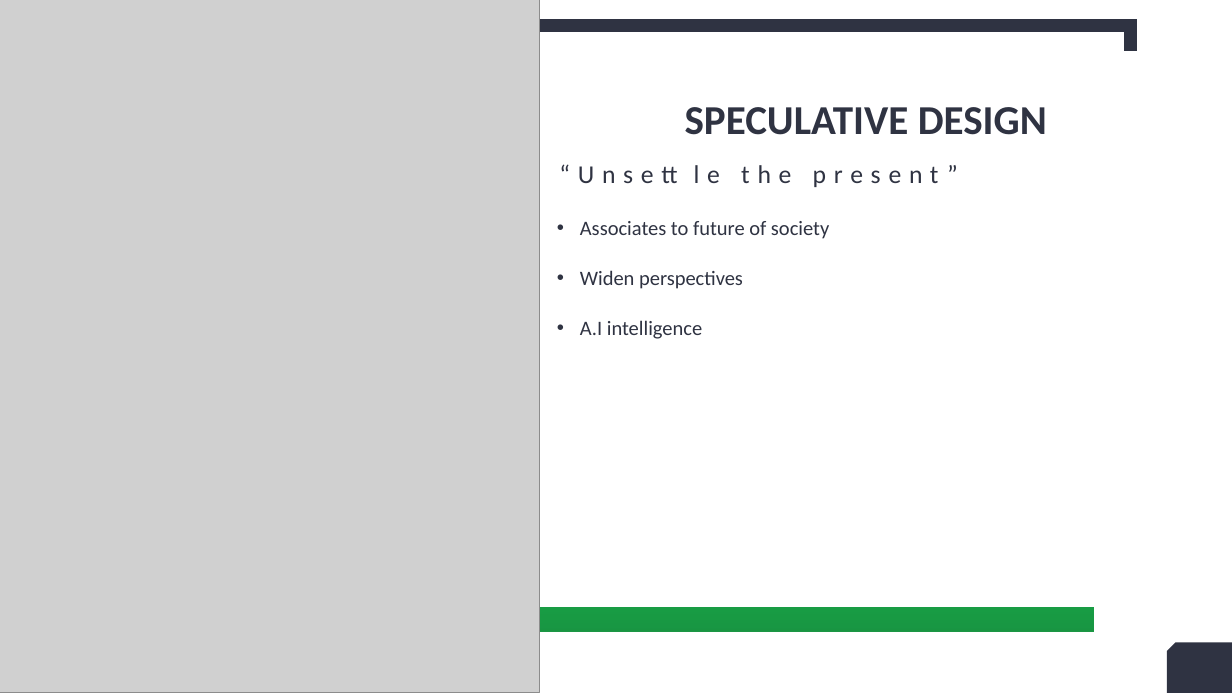
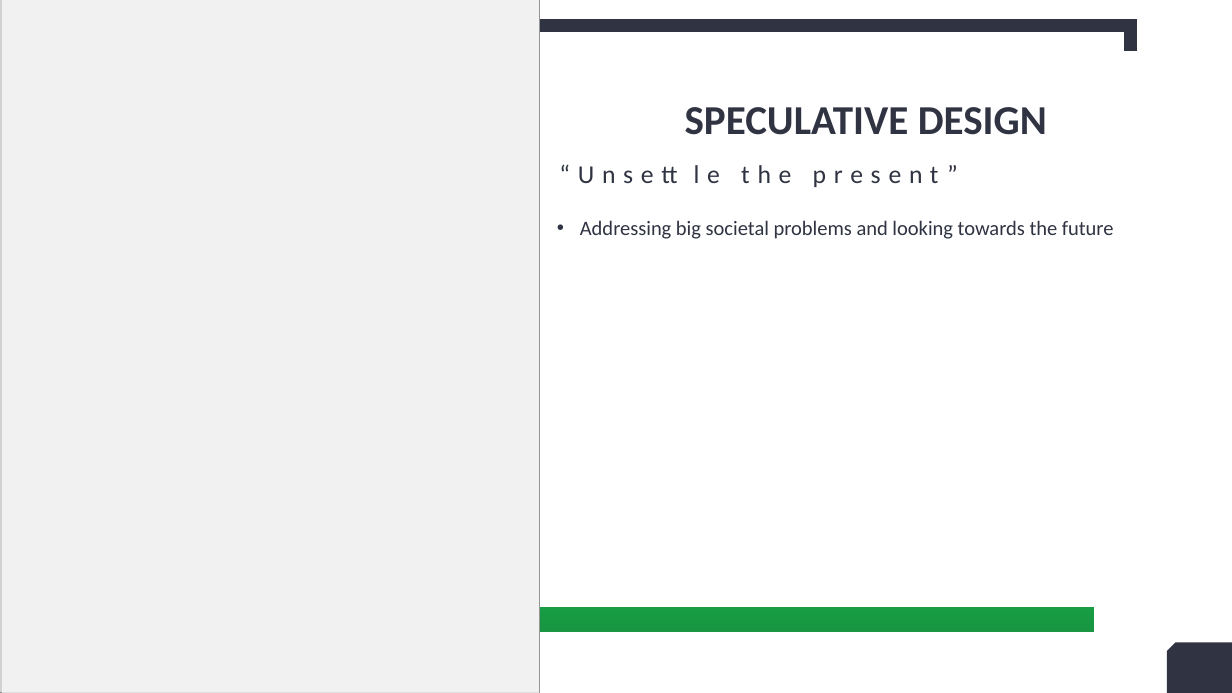
Before and after one commit to RandumbFluke/Design_Contexts_Year_1, a slide deck: slide 4 of Assignment 2/Jarvis x spotify.pptx. Drawn at 1232x693 pixels with LibreOffice and Linux fonts; fonts in the diff are those of the drawing; grey boxes stand for pictures. Boxes give left, top, right and bottom in pixels: in the first picture for what was removed or moved away, otherwise in the second. Text is boxed around its words. In the diff, an @@ line names an element or a change of style, - is before the commit and + after.

Commit message:
edited the ppt

```diff
--- a/Assignment 2/Jarvis x spotify.pptx
+++ b/Assignment 2/Jarvis x spotify.pptx
@@ rectangle added at box(2, 0, 540, 693), fill #FFFFFF at 72% opacity, 18 pt, text #FFFFFF @@
+2
++
@@ text at box(580, 220, 1114, 239): text changed @@
-• Associates to future of society
-• Widen perspectives
-• A.I intelligence
+• Addressing big societal problems and looking towards the future
```
Also in this commit, not shown: 8 other slides changed.
